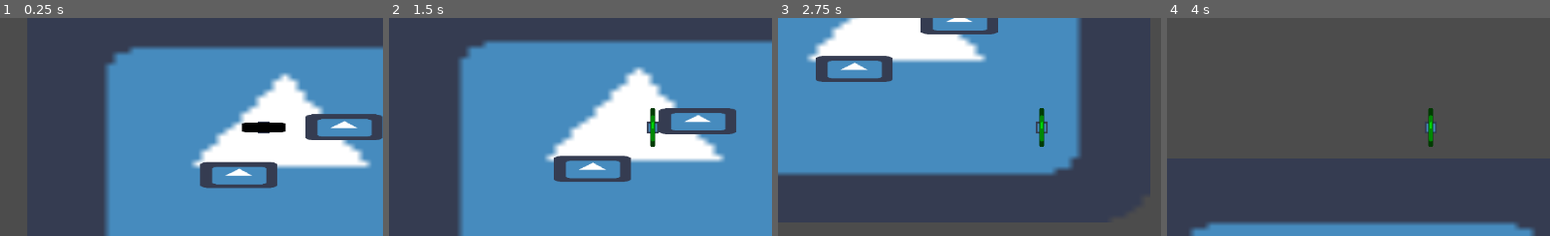
Above: before the commit, frames 1-4 (left to right).
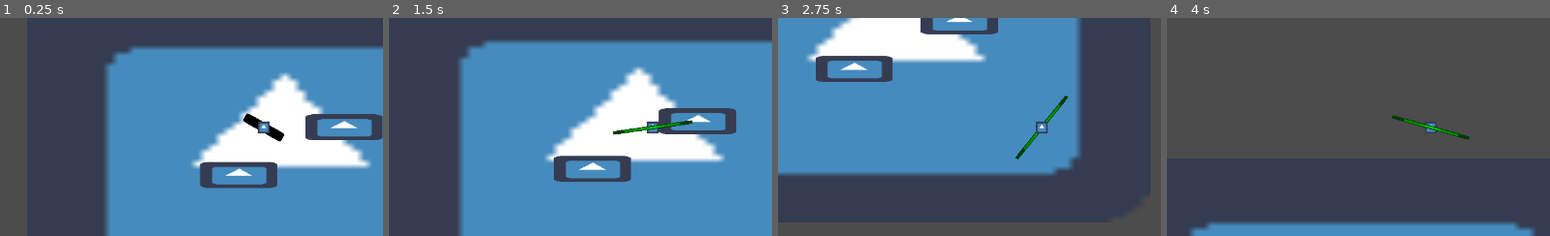
Above: after the commit, the same moments.

Repository: kjanuska/Independent-Study-Game
Game: Godot game, scene res://Scenes/Main.tscn
The game is run twice, just before and just after one commit, with the same random seed, the same clock (stepped at 60 frames per second) and the same inputs. The engine's default icon, where the game draws it, is replaced by a stand-in: a white triangle on a blue panel in a dark square.
Inputs (mouse positions are % of the whole screen's width and height, from its top left):
- Up to frame 1 (0.25 s): no input
- Up to frame 2 (1.5 s): tap Enter at 0.5 s; move the mouse to (73, 45) at 0.52 s; hold D (ui_right) 0.53-1.28 s; click (73, 45) at 0.6 s; tap Space (space) at 1.25 s; move the mouse to (30, 55) at 1.27 s; hold S (ui_down) from 1.28 s (still down); click (30, 55) at 1.35 s
- Up to frame 3 (2.75 s): move the mouse to (61, 28) at 2.02 s; release S (ui_down) at 2.03 s; hold D (ui_right) from 2.03 s (still down); right-click (61, 28) at 2.1 s; click (61, 28) at 2.3 s
- Up to frame 4 (4 s): move the mouse to (46, 70) at 2.77 s; release D (ui_right) at 2.78 s; hold W (ui_up) 2.78-3.53 s; tap Space (space) at 2.85 s; click (46, 70) at 3.05 s; move the mouse to (81, 65) at 3.52 s; hold A (ui_left) from 3.53 s (still down); click (81, 65) at 3.6 s
The pictures show only the part of the screen within x 16-66%, y 25-75%; the shares and areas given below are measured in that part.

The runs differ from the first frame. In frame 1, 0.7% of the frame differs, in the area x 63-75%, y 43-57%; in frame 2, 0.6%; in frame 3, 0.6%; in frame 4, 0.6%.

Commit message:
rotation
added weapon rotation and started working on getting the correct image to show based on how the mouse is rotated (flipped vs not flipped image, hidden behind character, slight offset in weapon position - not centered)

Diff:
--- a/Scenes/Gun/Gun.tscn
+++ b/Scenes/Gun/Gun.tscn
@@ -4,6 +4,6 @@
 
 [node name="Gun" type="Sprite"]
 modulate = Color( 0, 0, 0, 1 )
-position = Vector2( -35.7369, 0.0788827 )
+position = Vector2( 0.0788879, -0.078897 )
 scale = Vector2( 1.1208, 0.243154 )
 texture = ExtResource( 1 )
--- a/Scenes/Main.tscn
+++ b/Scenes/Main.tscn
@@ -9,6 +9,7 @@
 [node name="Sprite" type="Sprite" parent="."]
 position = Vector2( 315.5, 196.5 )
 scale = Vector2( 13.0781, 8.92188 )
+z_index = -5
 texture = ExtResource( 1 )
 
 [node name="Player" parent="." instance=ExtResource( 2 )]
--- a/Scenes/Sword.tscn
+++ b/Scenes/Sword.tscn
@@ -5,6 +5,7 @@
 [sub_resource type="RectangleShape2D" id=1]
 
 [node name="Sword" type="Area2D"]
+scale = Vector2( 17.2004, 0.0928886 )
 
 [node name="CollisionShape2D" type="CollisionShape2D" parent="."]
 scale = Vector2( 0.402324, 3.24 )
--- a/Scripts/Bullet.gd
+++ b/Scripts/Bullet.gd
@@ -7,6 +7,7 @@
 
 func _ready():
 	set_as_toplevel(true)
+	$".".set_z_index(-2)
 
 func _physics_process(delta):
 	position.x += direction.x * SPEED * delta
--- a/Scripts/Player.gd
+++ b/Scripts/Player.gd
@@ -29,10 +29,14 @@
 #1 = melee
 var current_weapon = 0
 
+#angle from character to mouse
+var mouse_rotation
+
 #equip gun as soon as the player is loaded
 func _ready():
 	player = get_node(".")
-	_equip_ranged()
+	player.set_z_index(1)
+	_equip_ranged(gun_load)
 
 #check for movement input, dash, move character
 func _physics_process(delta):
@@ -41,8 +45,15 @@
 		motion.y = 0
 		moving = false
 
+	mouse_rotation = get_angle_to(get_global_mouse_position()) + self.get_rotation()
+
 	if can_move:
 		_get_input()
+
+	if current_weapon == 0:
+		_set_weapon_rotation(ranged)
+	elif current_weapon == 1:
+		_set_weapon_rotation(melee)
 
 	if Input.is_action_just_pressed("space"):
 		if moving && dashing == false && $DashCooldown.is_stopped():
@@ -78,19 +89,20 @@
 #		only equip ranged if currently equipped melee
 		if current_weapon == 1:
 			current_weapon = 0
-			_equip_ranged()
+			_equip_ranged(gun_load)
 		_shoot_bullet()
+		print(mouse_rotation)
 
 	if Input.is_action_just_pressed("melee"):
 #		only equip melee if currently equipped ranged
 		if current_weapon == 0:
 			current_weapon = 1
-			_equip_melee()
+			_equip_melee(sword_load)
 		if $SwordAttack.is_stopped():
 			_melee_attack()
 
 #equip ranged and remove melee if equiped
-func _equip_ranged():
+func _equip_ranged(ranged_load):
 	if melee != null:
 		melee.queue_free()
 	ranged = gun_load.instance()
@@ -98,15 +110,15 @@
 	ranged.set_global_position(player.get_global_position())
 
 #equip ranged and remove melee if equiped
-func _equip_melee():
+func _equip_melee(melee_load):
 	ranged.queue_free()
-	melee = sword_load.instance()
+	melee = melee_load.instance()
 	player.add_child(melee)
 	melee.set_global_position(player.get_global_position())
 
 func _shoot_bullet():
 	var bullet = bullet_load.instance()
-	var bullet_rotation = get_angle_to(get_global_mouse_position()) + self.get_rotation()
+	var bullet_rotation = mouse_rotation
 	bullet.set_rotation(bullet_rotation)
 	bullet.set_global_position(self.get_global_position())
 	player.add_child(bullet)
@@ -116,6 +128,26 @@
 func _melee_attack():
 	print("attack")
 	$SwordAttack.start()
+
+func _set_weapon_rotation(weapon):
+	var weapon_rotation = mouse_rotation
+#	instead of making the weapon rotate around the center point i want to make it rotate around a circle
+#	whose center is the center of the player so the weapon is off to the side and not in the middle
+	weapon.set_rotation(weapon_rotation)
+	if sign(weapon_rotation) == -1:
+		weapon.set_z_index(-1)
+	else:
+		weapon.set_z_index(1)
+
+# need to figure out how to get the sprite node of a weapon and flip that horizontally based on where the mouse cursor is
+# angle is in radians, top middle is pi/2
+# the absolute value of anything to the left of pi/2 (the middle line) should be greater than pi/2
+# less than pi/2 for the right
+#
+#	if abs(mouse_rotation) > PI/2:
+#		weapon.sprite.flip_h = true
+#	else:
+#		weapon.sprite.flip_h = false
 
 #timer that sets how long and how fast you dash
 func _on_DashTimer_timeout():
